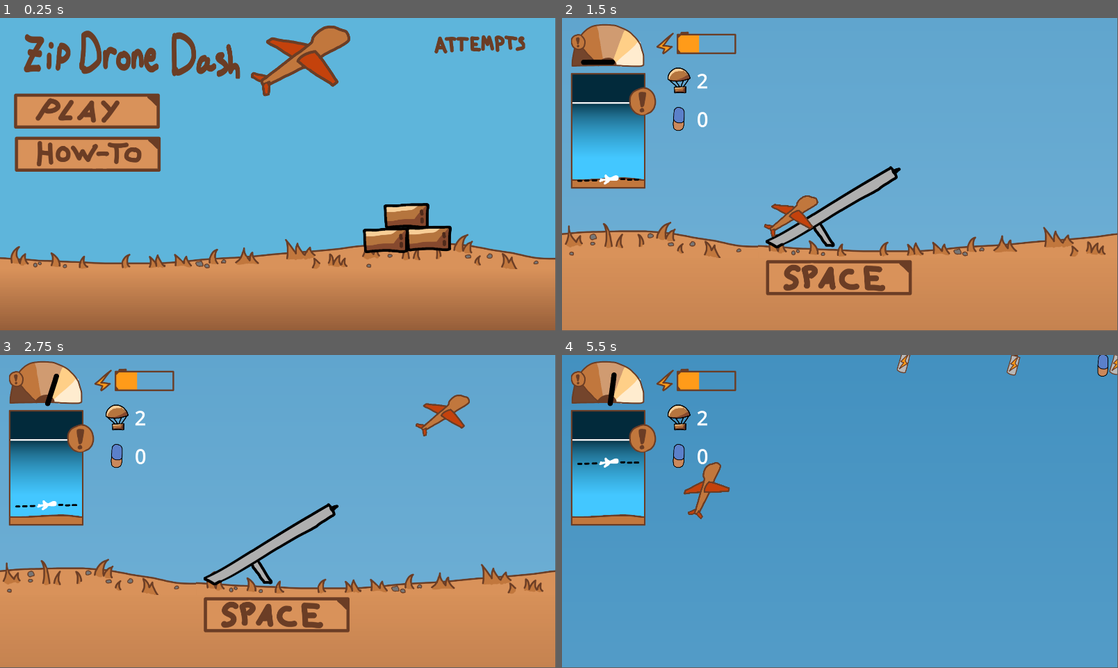
Above: before the commit, frames 1-4 (two rows, left to right).
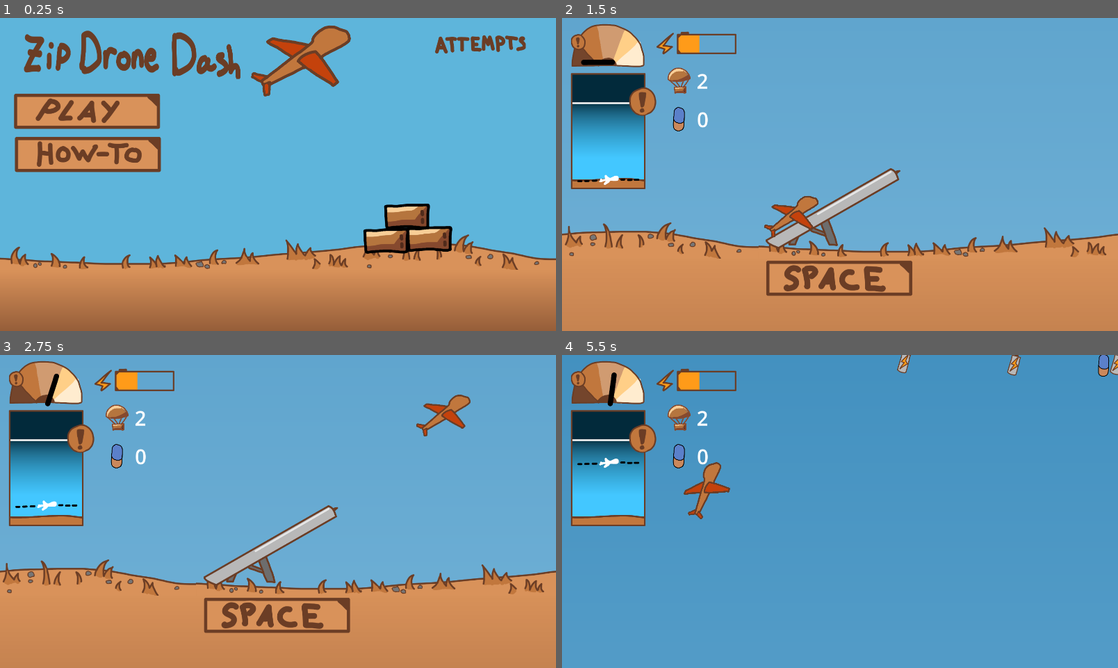
Above: after the commit, the same moments.

Repository: SirLich/ldjam-53
Game: Godot game, scene res://main_menu.tscn
Same seed, same stepped clock (60 frames per second), same inputs: the game is played once before the commit and once after it.
Inputs (mouse positions are in pixels of both pictures, inside the frame that each line leads up to):
- Up to frame 1 (0.25 s): no input
- Up to frame 2 (1.5 s): click (650, 111) at 0.5 s; tap Enter at 1.25 s; move the mouse to (962, 158) at 1.27 s; press the mouse at (962, 158) at 1.28 s; hold D from 1.28 s (still down)
- Up to frame 3 (2.75 s): tap Space (spacebar) at 2, 2.1 s; move the mouse to (166, 527) at 2.02 s; release D at 2.03 s; release the mouse at (166, 527) at 2.03 s; hold S from 2.03 s (still down)
- Up to frame 4 (5.5 s): move the mouse to (895, 442) at 2.77 s; release S at 2.78 s; hold D 2.78-3.53 s; tap F at 2.85, 5.1 s; move the mouse to (812, 574) at 3.52 s; hold W 3.53-4.28 s; click (812, 574) at 3.6 s; move the mouse to (1006, 558) at 4.27 s; hold A from 4.28 s (still down); tap Space (spacebar) at 4.35 s; move the mouse to (673, 464) at 5.02 s
In our replay, the window is 799x449 before the commit and 800x450 after it. These sizes can differ from the game's own. Grey fills any space a smaller window leaves; there, only what the larger window draws over its background counts as a difference.

The runs differ from the first frame. In frame 1, 2.7% of the frame differs, in the area x 0-100%, y 0-93%; in frame 2, 3.1%; in frame 3, 3.2%, in the area x 0-100%, y 0-89%; in frame 4, 0.9%.

Commit message:
Finishing touches

Diff:
--- a/project.godot
+++ b/project.godot
@@ -23,6 +23,7 @@
 
 window/size/viewport_width=1920
 window/size/viewport_height=1080
+window/stretch/mode="viewport"
 
 [editor_plugins]
 
--- a/scenes/tile/tile.tscn
+++ b/scenes/tile/tile.tscn
@@ -127,12 +127,12 @@
 chance = 0.2
 
 [node name="Wind4" parent="." instance=ExtResource("2_8am8l")]
-position = Vector2(1876, -6078)
+position = Vector2(881, -4666)
 to_spawn = Array[PackedScene]([ExtResource("8_u6gkk"), ExtResource("9_arwwp"), ExtResource("9_arwwp")])
 chance = 0.5
 
 [node name="Wind2" parent="." instance=ExtResource("2_8am8l")]
-position = Vector2(1440, -3307)
+position = Vector2(1378, -3745)
 to_spawn = Array[PackedScene]([ExtResource("8_u6gkk"), ExtResource("9_arwwp")])
 chance = 0.5
 
Binary file changed: assets/launcher.png
Binary file changed: assets/package_icon.png
Not shown, added: export_presets.cfg
Not shown, changed: assets/launcher.kra
